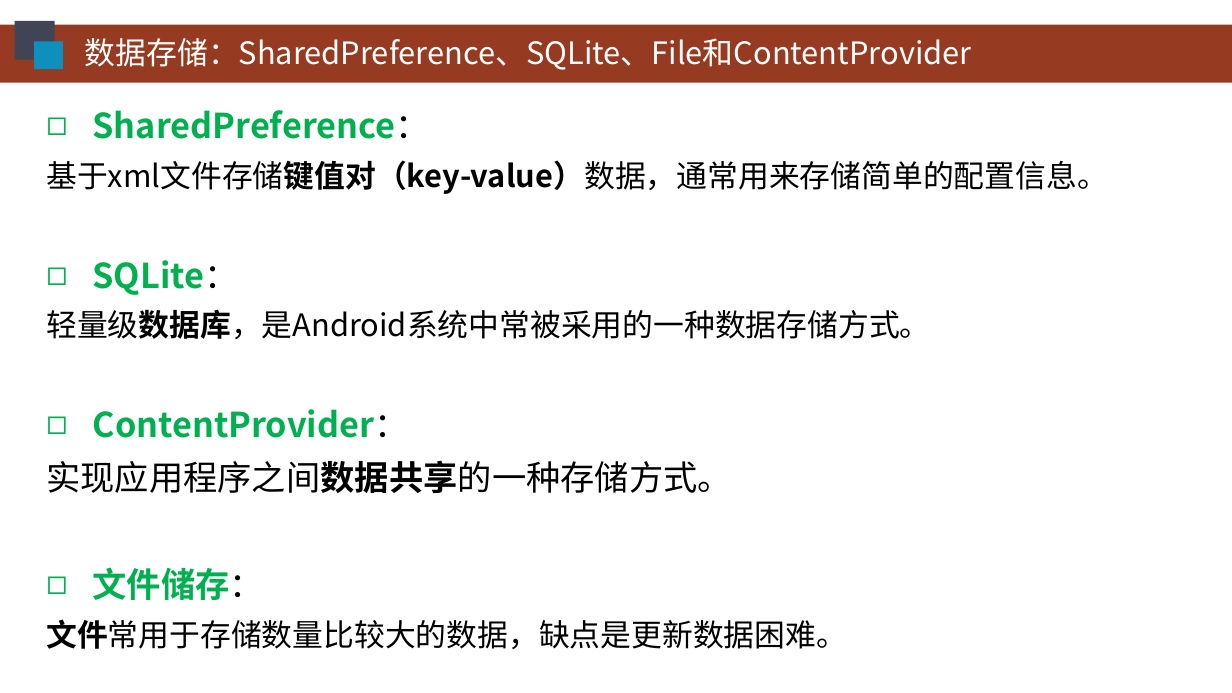
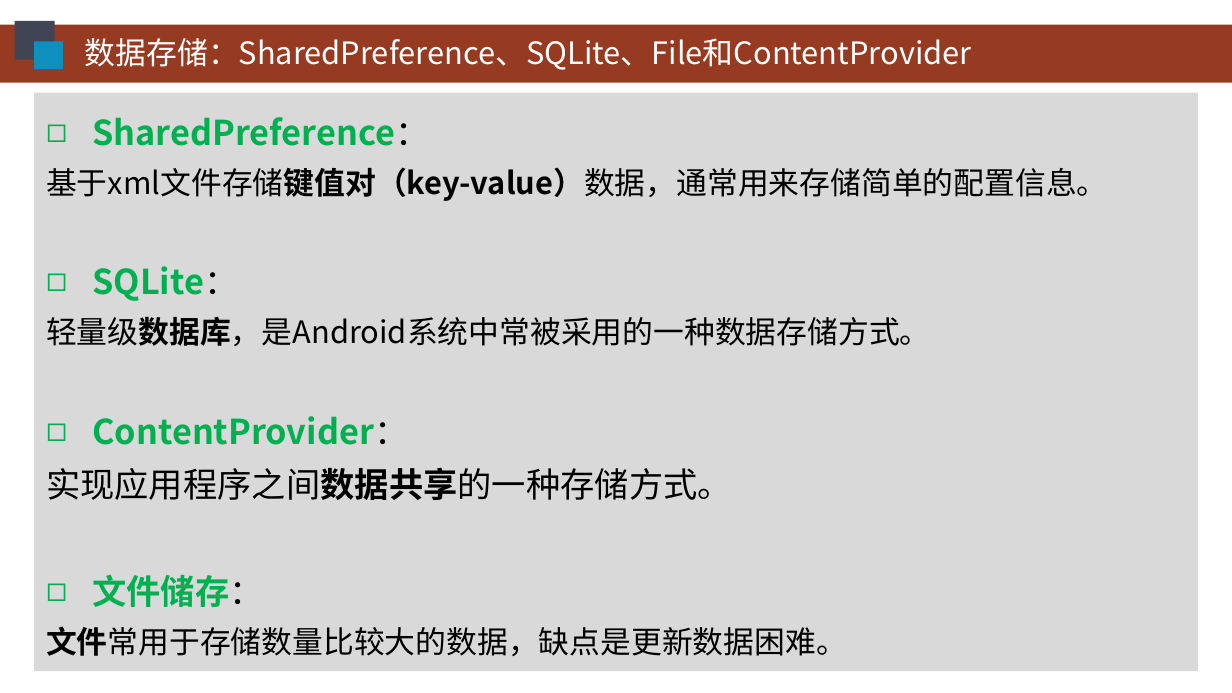
Before and after one commit to HBU/Android-PPT, a slide deck: slide 2 of 08.0 -- 数据存储 -- 第08章.pptx. Drawn at 1232x693 pixels with LibreOffice and Linux fonts; fonts in the diff are those of the drawing; background and template pictures are left out. Boxes give left, top, right and bottom in pixels: in the first picture for what was removed or moved away, otherwise in the second. Text is boxed around its words. In the diff, an @@ line names an element or a change of style, - is before the commit and + after.

```diff
--- a/08.0 -- 数据存储 -- 第08章.pptx
+++ b/08.0 -- 数据存储 -- 第08章.pptx
@@ rectangle "SharedPreference：": place and size @@
-rectangle "SharedPreference：" at [46,110,1108,649]
+rectangle "SharedPreference：" at [34,92,1199,671]
@@ rectangle "SharedPreference：" at [34,92,1199,671]: fill none to #D9D9D9 @@
```
Also in this commit, not shown: 27 other slides changed.
